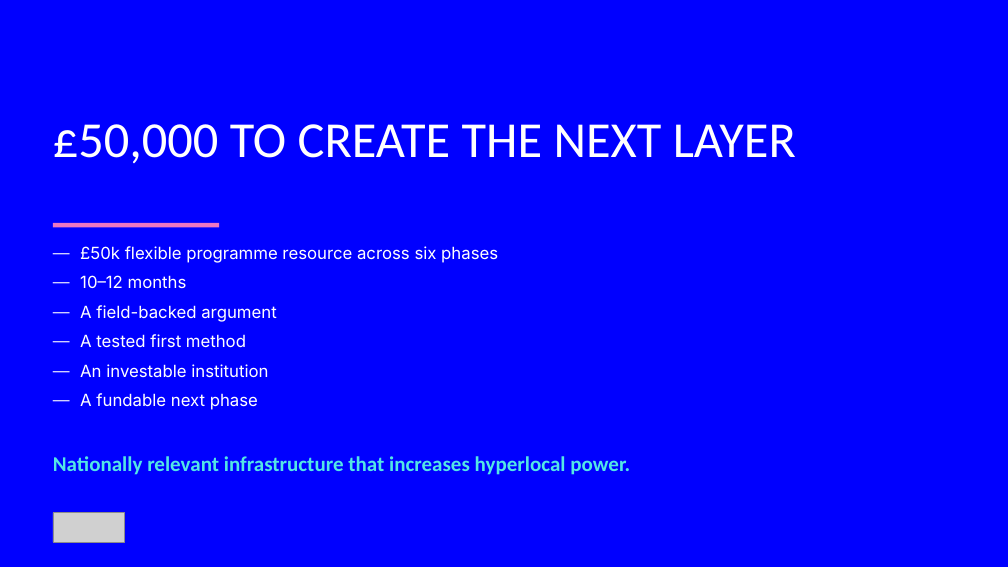
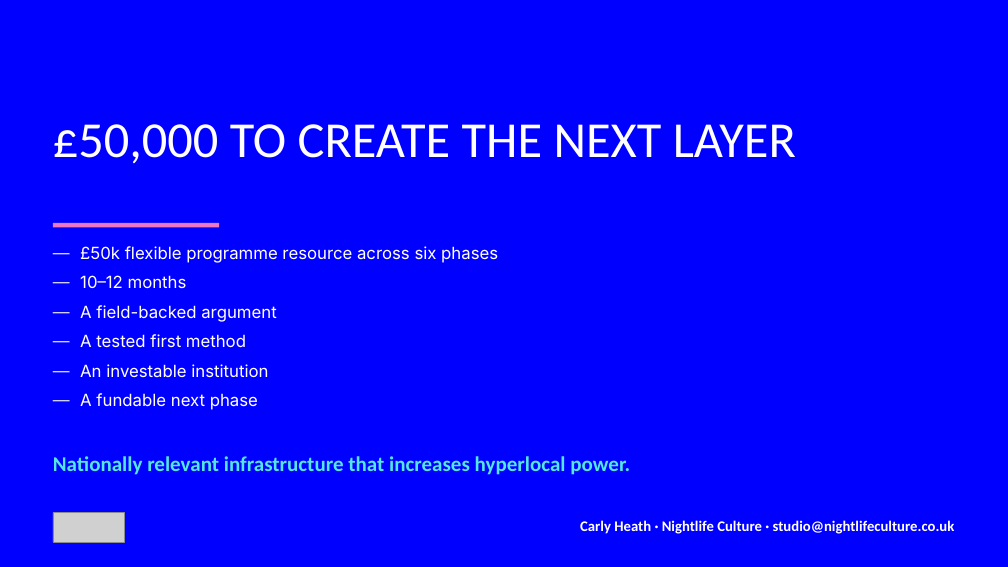
Before and after one commit to jadeponting/Nightlife-Culture-Design-System, a slide deck: slide 21 of dist/UKDF_Fellowship_Proposal_Artists_Make_Great_Places_V2.pptx. Drawn at 1008x567 pixels with LibreOffice and Linux fonts; fonts in the diff are those of the drawing; grey boxes stand for pictures. Boxes give left, top, right and bottom in pixels: in the first picture for what was removed or moved away, otherwise in the second. Text is boxed around its words. In the diff, an @@ line names an element or a change of style, - is before the commit and + after.

Commit message:
The skill joins the pipeline, and the pitch gets its contact line back
Verification of the 31 Aug state-of-play found two gaps between claim and
repo. The nightlife-culture-design skill was generated by a script nothing
ran: build.py had no skill step, so 'regenerated each build, fails on drift'
was aspiration. It is now step ten of the pipeline — parity (59/59) and the
live-type wordmark check run on every build and fail it.

And the email sweep deleted the closing slide's whole contact line along
with the old address, so a funding pitch ended with no way to reach its
author. Restored with the role address, right of the footer band.

postprocess_caps parks its temp file in _to_delete/ where the synced folder
forbids unlink.

```diff
--- a/dist/UKDF_Fellowship_Proposal_Artists_Make_Great_Places_V2.pptx
+++ b/dist/UKDF_Fellowship_Proposal_Artists_Make_Great_Places_V2.pptx
@@ text added at (580,520,955,534), 14 pt, text #FFFFFF, bold @@
+Carly Heath · Nightlife Culture · studio@nightlifeculture.co.uk
```
Also in this commit, not shown: 7 other files.
